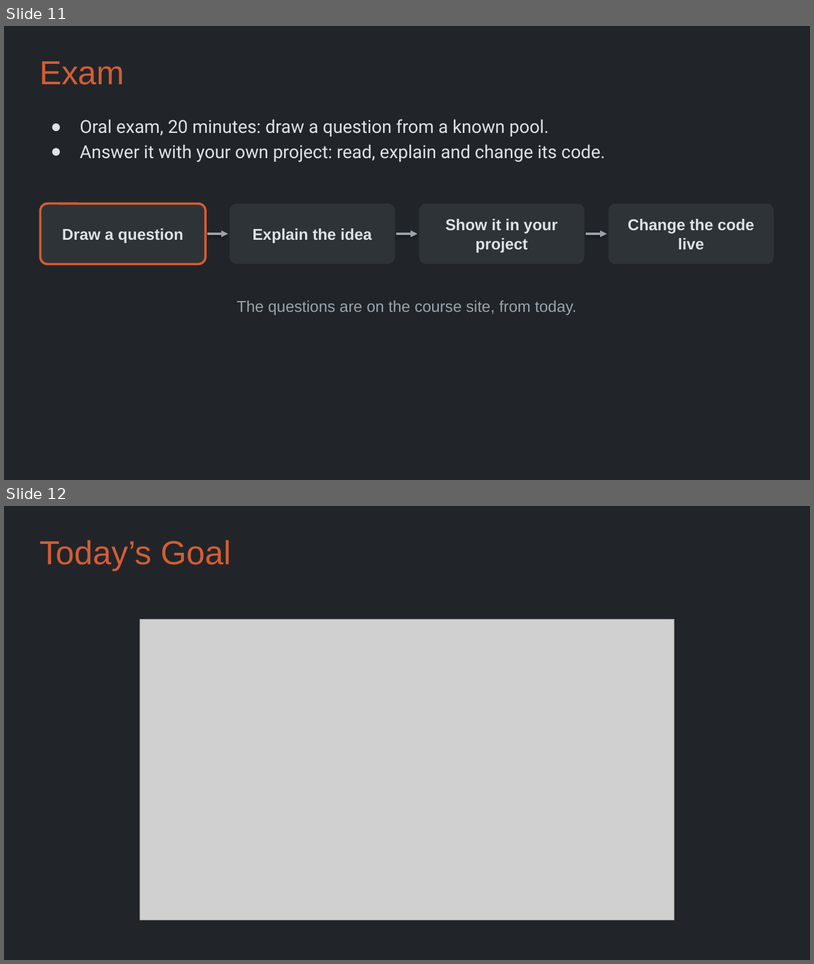
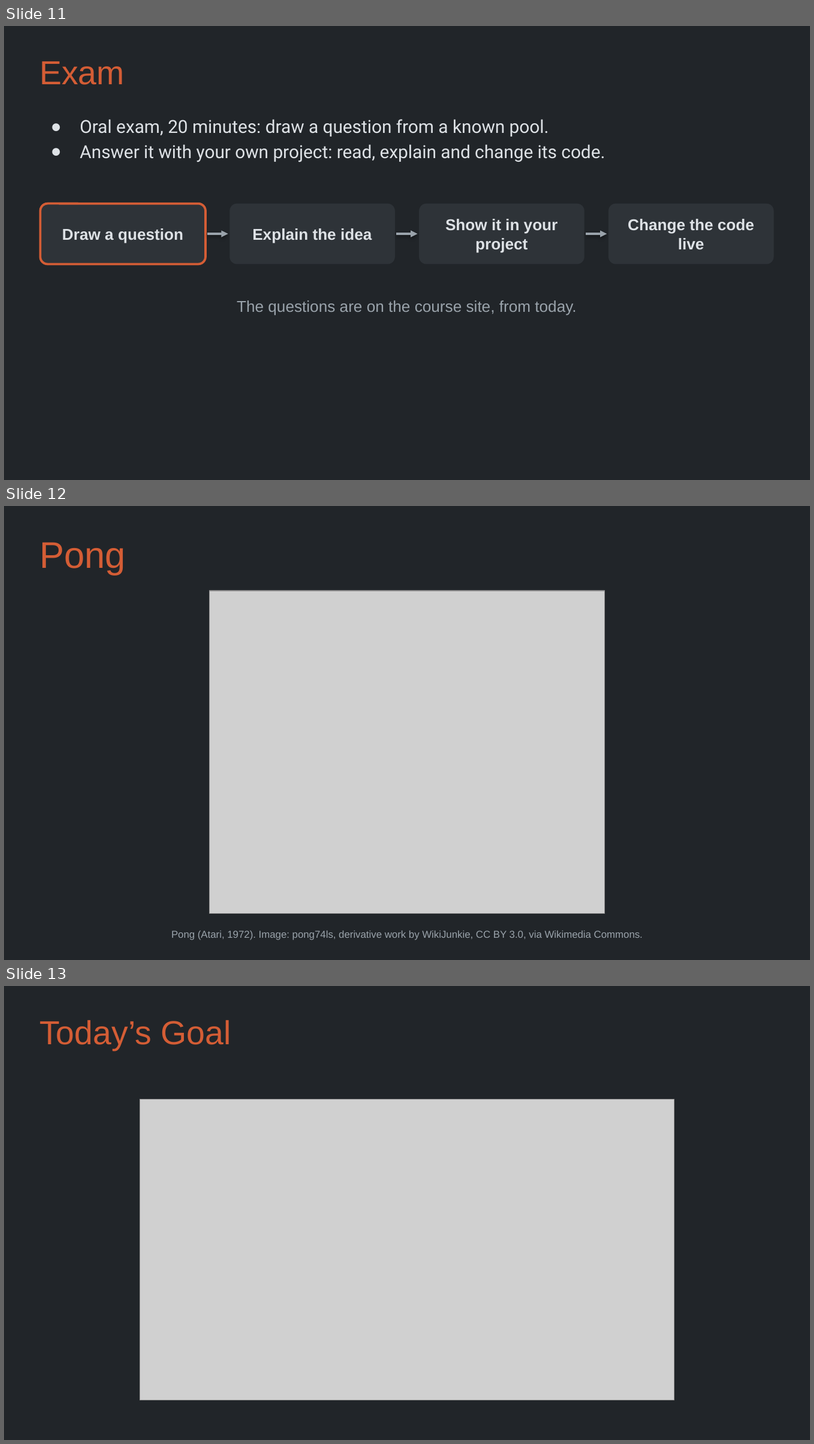
Before and after one commit to Metamate/gar, a slide deck: slides/01 Pong.pptx. Shown one above the other, each under a label of ours: slides 11 and 12 before the commit, slides 11, 12 and 13 after it. The pictures are 814x964 and 814x1444 pixels, drawn with LibreOffice and Linux fonts; fonts in the diff are those of the drawing; grey boxes stand for pictures. Boxes give left, top, right and bottom in pixels: in the first picture for what was removed or moved away, otherwise in the second. Text is boxed around its words. In the diff, an @@ line names an element or a change of style, - is before the commit and + after.

```diff
--- a/slides/01 Pong.pptx
+++ b/slides/01 Pong.pptx
@@ slide 12 added at [4,506,810,960], background #212529 @@
@@ title added at [39,542,126,575], 33 pt, text #D45D35 @@
+Pong
@@ picture added at [210,591,606,913] @@
@@ text added at [171,930,643,940], 9 pt, text #9AA3AB @@
+Pong (Atari, 1972). Image: pong74ls, derivative work by WikiJunkie, CC BY 3.0, via Wikimedia Commons.
@@ what was slide 12 is now slide 13 @@
```
Also in this commit, not shown: 11 other files.
